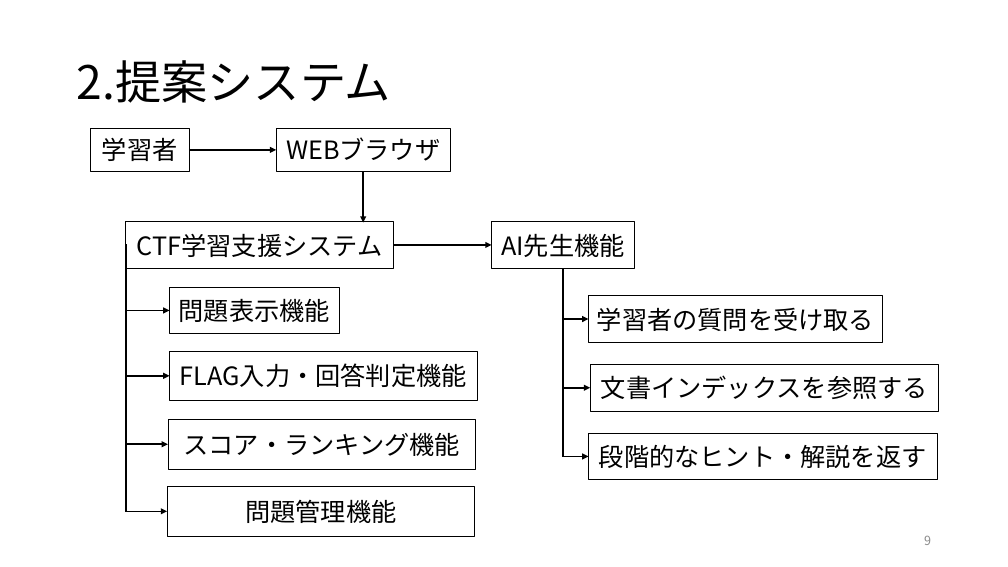
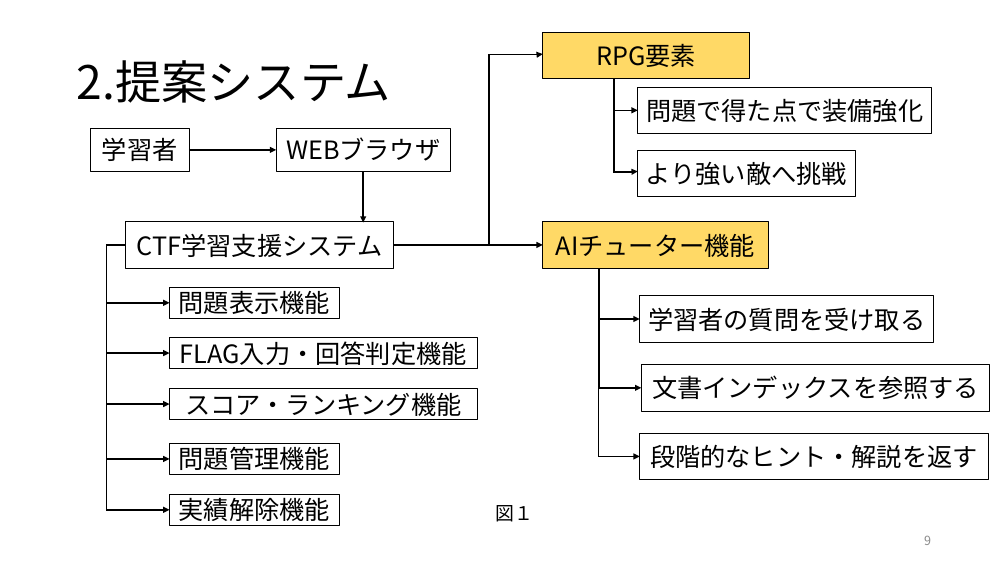
Before and after one commit to kuwaChang/kuwaCTF, a slide deck: slide 9 of 2026-06-15-j123109-桑原光太朗.pptx. Drawn at 1008x567 pixels with LibreOffice and Linux fonts; fonts in the diff are those of the drawing. Boxes give left, top, right and bottom in pixels: in the first picture for what was removed or moved away, otherwise in the second. Text is boxed around its words. In the diff, an @@ line names an element or a change of style, - is before the commit and + after.

```diff
--- a/2026-06-15-j123109-桑原光太朗.pptx
+++ b/2026-06-15-j123109-桑原光太朗.pptx
@@ elbow arrow added from (489, 246) to (543, 54), #000000 1.5 pt @@
@@ rectangle added at (543,32,749,79), fill #FFD966, outline #000000 0.75 pt, 24 pt, text #000000 @@
+RPG要素
@@ elbow arrow added from (614, 79) to (638, 110), #000000 1.5 pt @@
@@ rectangle added at (638,87,932,134), outline #000000 0.75 pt, 24 pt, text #000000 @@
+問題で得た点で装備強化
@@ elbow arrow added from (614, 110) to (638, 172), #000000 1.5 pt @@
@@ rectangle added at (638,150,856,197), outline #000000 0.75 pt, 24 pt, text #000000 @@
+より強い敵へ挑戦
@@ rectangle "AIチューター機能": place and size @@
-rectangle "AIチューター機能" at (492,222,634,268)
+rectangle "AIチューター機能" at (543,222,768,268)
@@ rectangle "AIチューター機能" at (543,222,768,268): fill none to #FFD966 @@
@@ text in rectangle at (556,233,755,257): text changed @@
-AI先生機能
+AIチューター機能
@@ elbow arrow moved from (126, 245) - (169, 311) to (126, 245) - (169, 303) @@
@@ elbow arrow moved from (126, 245) - (169, 376) to (126, 245) - (169, 353) @@
@@ elbow arrow moved from (126, 245) - (168, 445) to (126, 245) - (169, 404) @@
@@ elbow arrow moved from (126, 245) - (167, 511) to (126, 245) - (169, 459) @@
@@ elbow arrow added from (126, 245) to (169, 510), #000000 1.5 pt @@
@@ arrow moved from (394, 245) - (492, 245) to (394, 245) - (543, 245) @@
@@ elbow arrow moved from (563, 268) - (588, 457) to (598, 268) - (640, 457) @@
@@ elbow arrow moved from (563, 268) - (591, 388) to (599, 269) - (641, 388) @@
@@ rectangle "問題表示機能": place and size @@
-rectangle "問題表示機能" at (169,287,339,334)
+rectangle "問題表示機能" at (169,287,339,319)
@@ elbow arrow moved from (563, 268) - (588, 319) to (598, 271) - (640, 319) @@
@@ 3 rectangles: place and size @@
-3 rectangles at (588,296,939,480)
+3 rectangles at (640,296,990,480)
@@ rectangle "FLAG入力・回答判定機能": place and size @@
-rectangle "FLAG入力・回答判定機能" at (169,351,477,401)
+rectangle "FLAG入力・回答判定機能" at (169,337,477,369)
@@ rectangle "スコア・ランキング機能": place and size @@
-rectangle "スコア・ランキング機能" at (168,420,476,470)
+rectangle "スコア・ランキング機能" at (169,389,477,420)
@@ rectangle "問題管理機能": place and size @@
-rectangle "問題管理機能" at (167,486,475,536)
+rectangle "問題管理機能" at (169,443,339,475)
@@ rectangle added at (169,495,339,526), outline #000000 0.75 pt, 24 pt, text #000000 @@
+実績解除機能
@@ text added at (496,505,534,522), 18 pt, text #000000 @@
+図１
```
Also in this commit, not shown: 5 other slides changed, 2 slides added, 4 other files.
